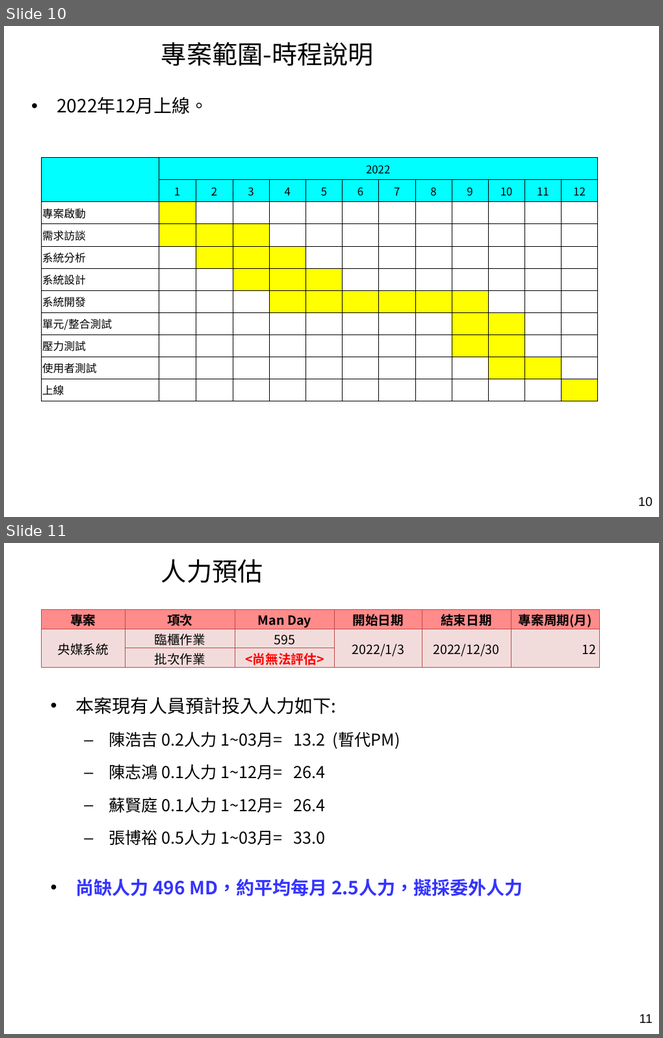
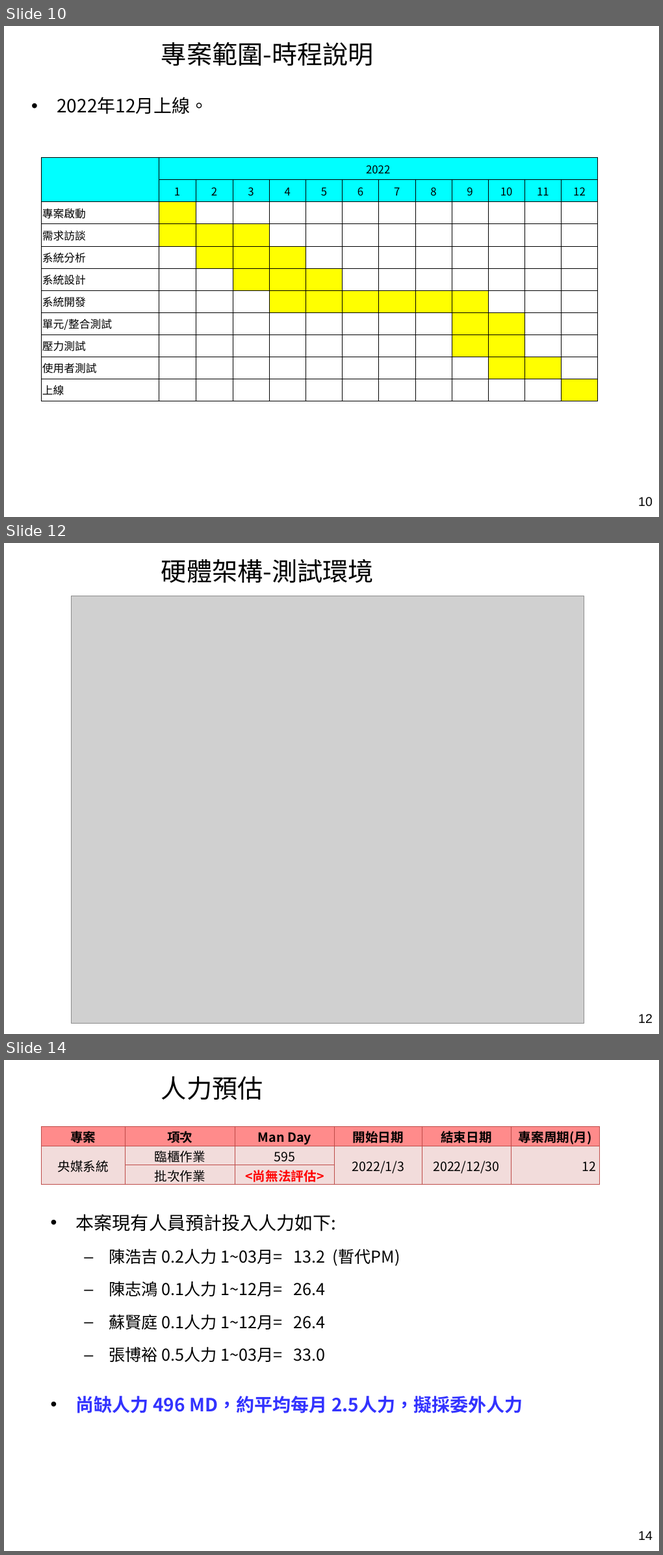
Before and after one commit to fudon1216/sk, a slide deck: 央媒工時預估-v3-1.pptx. Shown one above the other, each under a label of ours: slides 10 and 11 before the commit, slides 10, 12 and 14 after it; the slides between them are not shown. The pictures are 663x1038 and 663x1555 pixels, drawn with LibreOffice and Linux fonts; fonts in the diff are those of the drawing; grey boxes stand for pictures; background and template pictures are left out. Boxes give left, top, right and bottom in pixels: in the first picture for what was removed or moved away, otherwise in the second. Text is boxed around its words. In the diff, an @@ line names an element or a change of style, - is before the commit and + after.

```diff
--- a/央媒工時預估-v3-1.pptx
+++ b/央媒工時預估-v3-1.pptx
@@ slide 12 added at [4,543,659,1034], background #FFFFFF; not listed: 1 template element that a slide beside it also shows @@
@@ title added at [161,559,374,583], 28 pt, text #000000 @@
+硬體架構-測試環境
@@ picture added at [72,596,584,1024] @@
@@ what was slide 11 is now slide 14 @@
@@ page number at [638,1531,653,1540]: text changed @@
-11
+14
```
Also in this commit, not shown: 2 other slides added.
